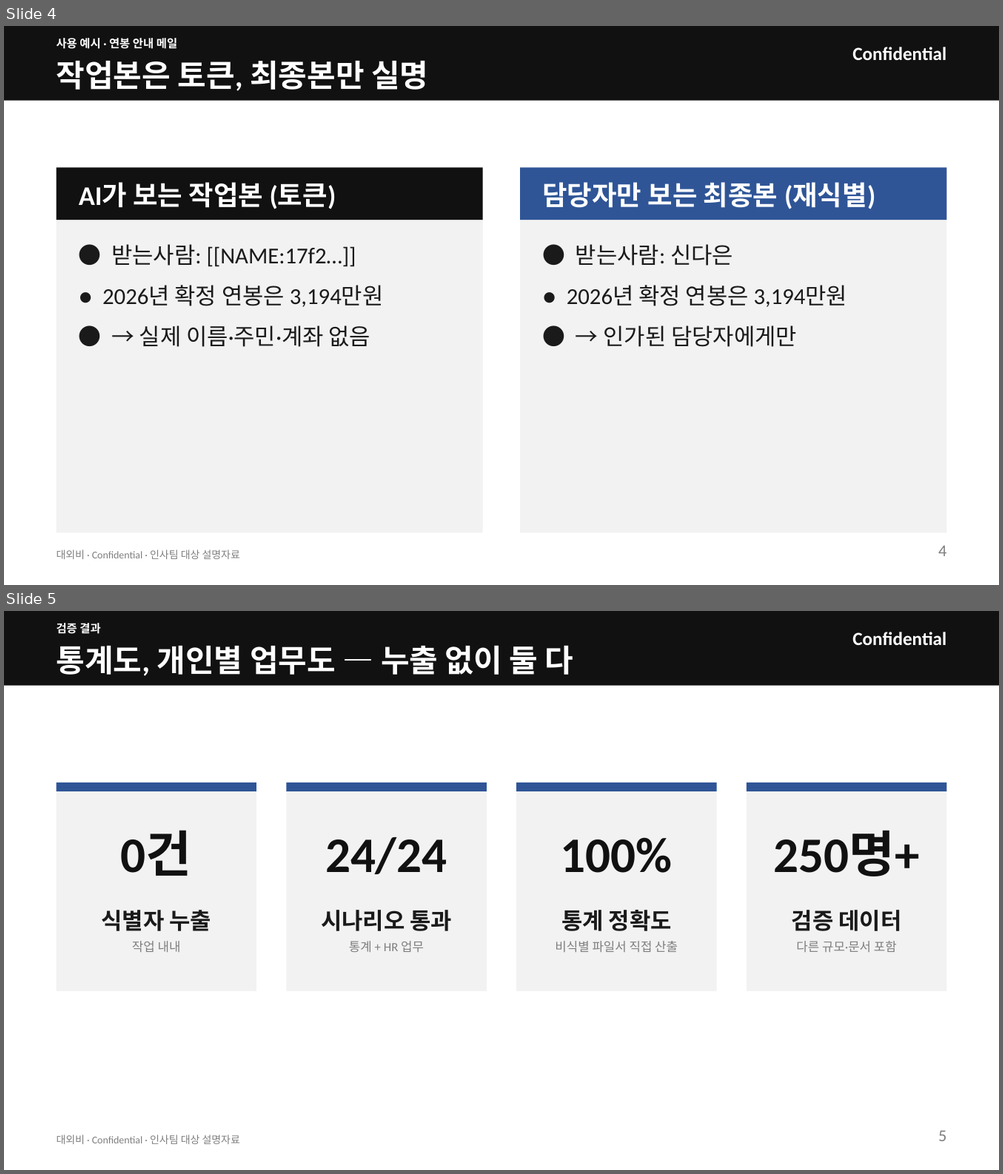
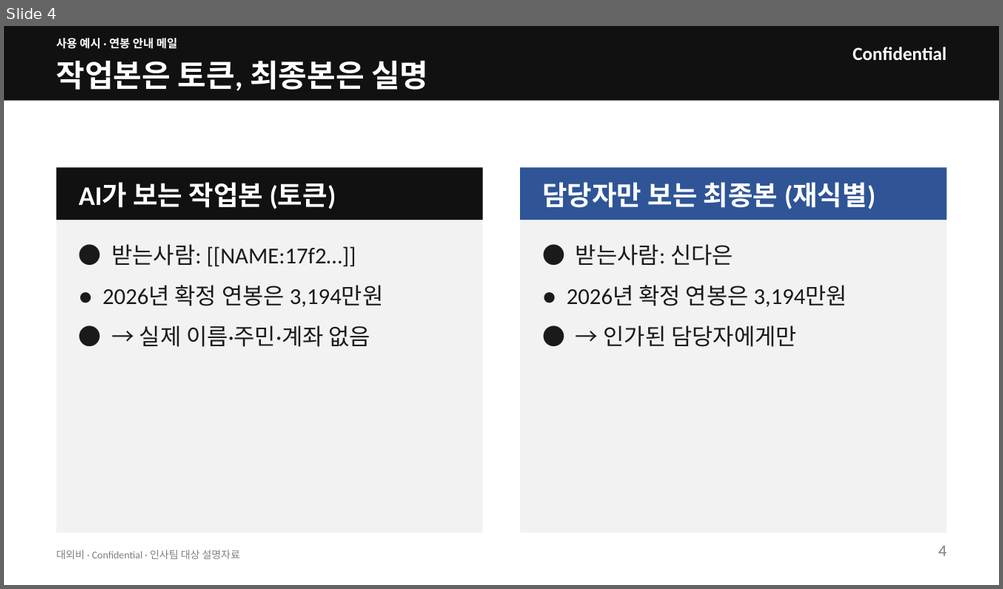
Before and after one commit to kos2001/pii-encryption-gateway, a slide deck: claudedocs/pii-gateway-hr-deck.pptx. Shown one above the other, each under a label of ours: slides 4 and 5 before the commit, slide 4 after it. The pictures are 1003x1174 and 1003x589 pixels, drawn with LibreOffice and Linux fonts; fonts in the diff are those of the drawing. Boxes give left, top, right and bottom in pixels: in the first picture for what was removed or moved away, otherwise in the second. Text is boxed around its words. In the diff, an @@ line names an element or a change of style, - is before the commit and + after.

```diff
--- a/claudedocs/pii-gateway-hr-deck.pptx
+++ b/claudedocs/pii-gateway-hr-deck.pptx
@@ slide 5 removed at bbox=[4, 611, 999, 1170], background #FFFFFF @@
@@ rectangle removed at bbox=[4, 611, 999, 686] @@
@@ text removed at bbox=[57, 623, 100, 634] @@
-검증 결과
@@ text removed at bbox=[852, 632, 946, 645] @@
-Confidential
@@ text removed at bbox=[57, 645, 574, 676] @@
-통계도, 개인별 업무도 — 누출 없이 둘 다
@@ rectangle removed at bbox=[57, 783, 256, 991] @@
@@ rectangle removed at bbox=[57, 783, 256, 792] @@
@@ rectangle removed at bbox=[286, 783, 486, 991] @@
@@ rectangle removed at bbox=[286, 783, 486, 792] @@
@@ rectangle removed at bbox=[517, 783, 717, 991] @@
@@ rectangle removed at bbox=[517, 783, 717, 792] @@
@@ rectangle removed at bbox=[746, 783, 946, 991] @@
@@ rectangle removed at bbox=[746, 783, 946, 792] @@
@@ text removed at bbox=[121, 831, 192, 876] @@
-0건
@@ text removed at bbox=[773, 831, 919, 877] @@
-250명+
@@ text removed at bbox=[325, 837, 447, 874] @@
-24/24
@@ text removed at bbox=[560, 837, 672, 873] @@
-100%
@@ text removed at bbox=[102, 910, 211, 931] @@
-식별자 누출
@@ text removed at bbox=[321, 910, 452, 931] @@
-시나리오 통과
@@ text removed at bbox=[561, 910, 671, 931] @@
-통계 정확도
@@ text removed at bbox=[791, 910, 902, 931] @@
-검증 데이터
@@ text removed at bbox=[132, 941, 181, 952] @@
-작업 내내
@@ text removed at bbox=[349, 941, 424, 952] @@
-통계 + HR 업무
@@ text removed at bbox=[555, 941, 677, 952] @@
-비식별 파일서 직접 산출
@@ text removed at bbox=[796, 941, 896, 952] @@
-다른 규모·문서 포함
@@ text removed at bbox=[57, 1135, 240, 1145] @@
-대외비 · Confidential · 인사팀 대상 설명자료
@@ text removed at bbox=[938, 1130, 946, 1142] @@
-5
@@ slide 4 changed as well @@
@@ text at bbox=[57, 60, 428, 91]: text changed @@
-작업본은 토큰, 최종본만 실명
+작업본은 토큰, 최종본은 실명
```
Also in this commit, not shown: 4 other slides changed, 1 other slide removed, 1 other file.
